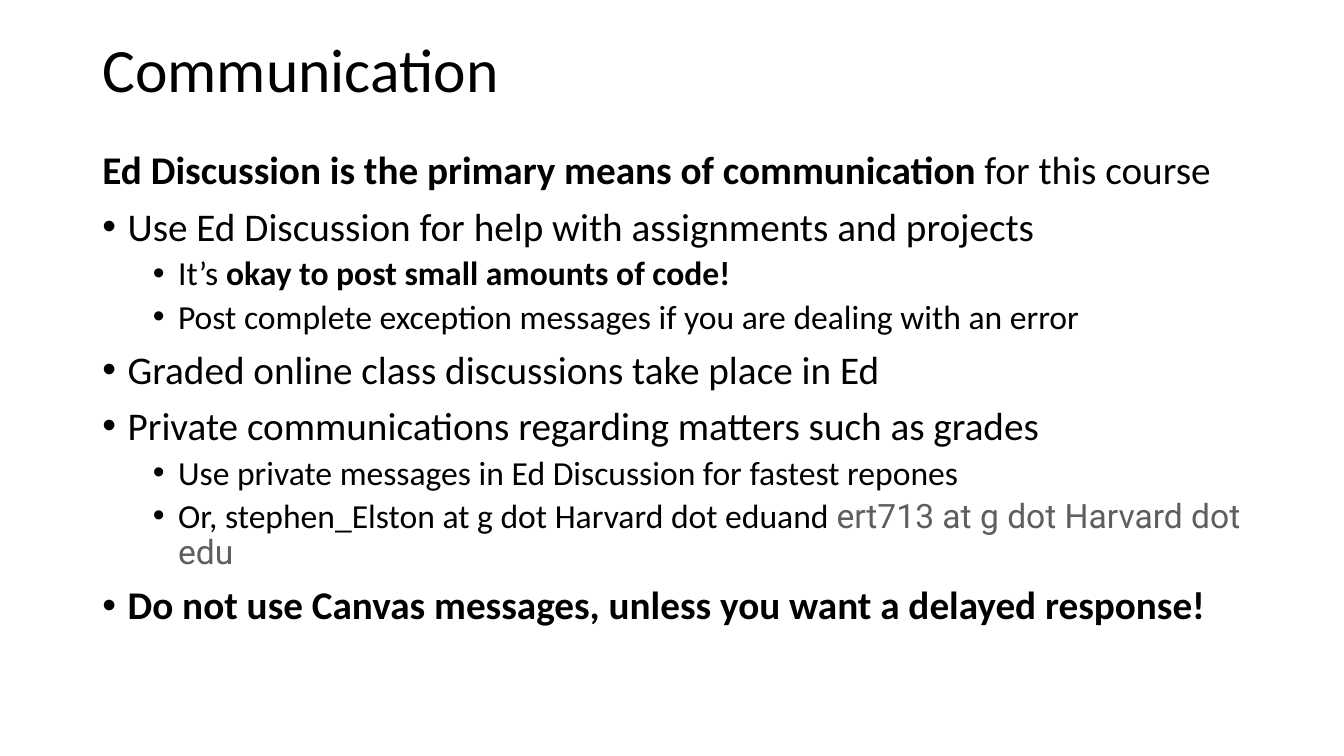
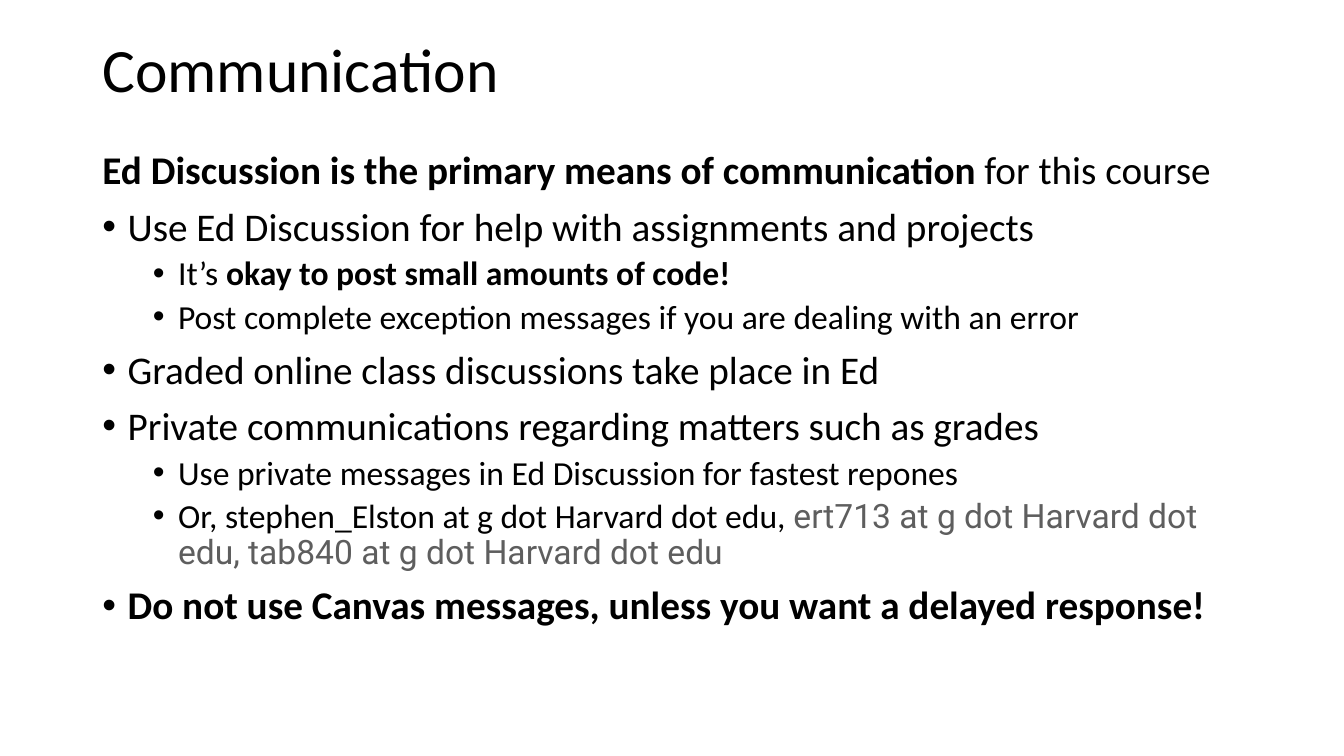
Before and after one commit to StephenElston/CSCI-E-108, a slide deck: slide 20 of slides/1_Introduction.pptx (slide 18 before the commit). Drawn at 1344x756 pixels with LibreOffice and Linux fonts; fonts in the diff are those of the drawing. Boxes give left, top, right and bottom in pixels: in the first picture for what was removed or moved away, otherwise in the second. Text is boxed around its words. In the diff, an @@ line names an element or a change of style, - is before the commit and + after.

```diff
--- a/slides/1_Introduction.pptx
+++ b/slides/1_Introduction.pptx
@@ text at bbox=[178, 503, 1197, 571]: text changed; font Calibri to Roboto; text colour #000000 to #5E5E5E @@
-  • Or, stephen_Elston at g dot Harvard dot eduand ert713 at g dot Harvard dot edu
+  • Or, stephen_Elston at g dot Harvard dot edu, ert713 at g dot Harvard dot edu, tab840 at g dot Harvard dot edu
```
Also in this commit, not shown: 10 other slides changed, 2 slides added.
